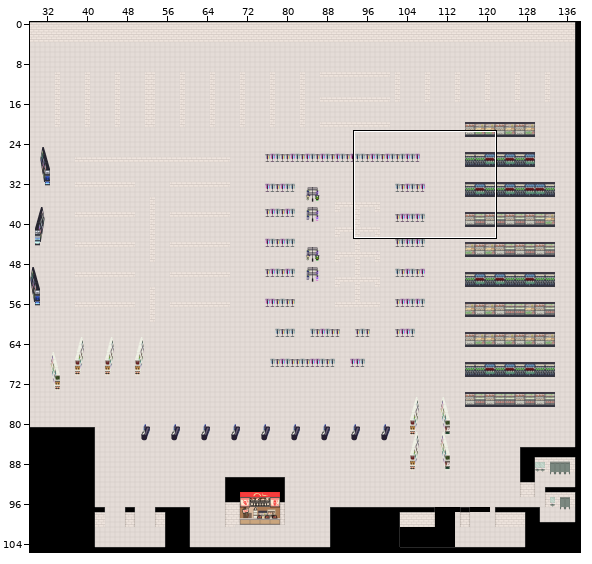
One commit to this Tiled map: assets/data/walmartReal.tmx. Above: a wide view before the commit, with the close-up outlined.
Close-up. Earlier state:
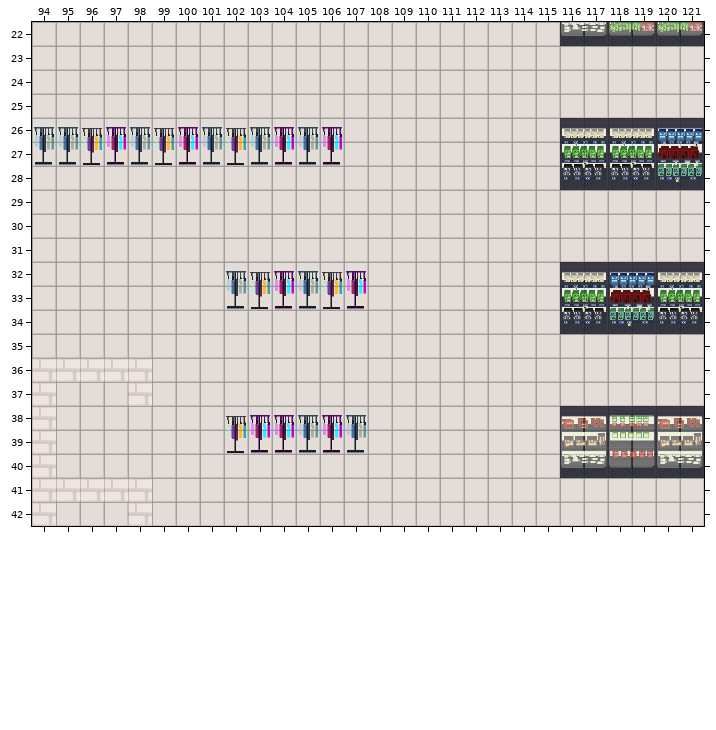
Cells are 32x32 px. Shown: x 94..121, y 22..42. The commit also changed other parts of the map, which this record leaves out.
And afterwards:
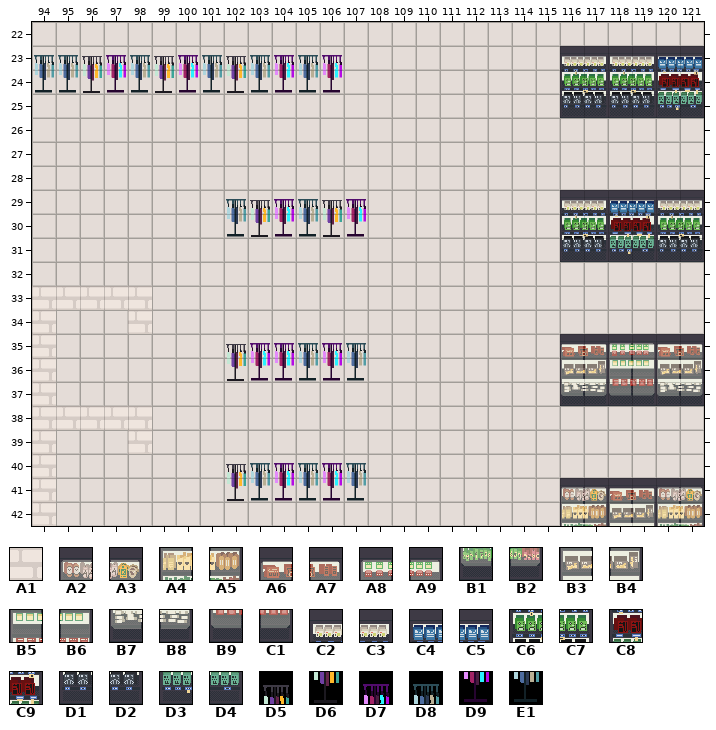
Key: from "TilesOnly": A1 2; from "tileset": A2 103, A3 104, A4 135, A5 136, A6 137, A7 138, A8 139, A9 140, B1 167, B2 168, B3 169, B4 170, B5 171, B6 172, B7 201, B8 202, B9 203, C1 204, C2 233, C3 234, C4 235, C5 236, C6 265, C7 266, C8 267, C9 268, D1 297, D2 298, D3 299, D4 300, D5 393, D6 425, D7 457, D8 458, D9 489, E1 490.
__ is an empty cell, ## one hidden under a higher layer.
From old to new:
Layer "Foreground":
y 33: x 94..98 __ __ __ __ __ -> A1 A1 A1 A1 A1; x 117..121 ## ## ## ## ## -> __ __ __ __ __
y 34: x 94 __ -> A1; x 98 __ -> A1; x 117..121 ## ## ## ## ## -> __ __ __ __ __
y 35: x 94 __ -> A1
y 36: x 95..98 A1 A1 A1 A1 -> __ __ __ __
y 37: x 98 A1 -> __
y 38: x 95..98 __ __ __ __ -> A1 A1 A1 A1
y 39: x 98 __ -> A1; x 117..121 ## ## ## ## ## -> __ __ __ __ __
y 40: x 117..121 ## ## ## ## ## -> __ __ __ __ __
y 41: x 95..98 A1 A1 A1 A1 -> __ __ __ __
y 42: x 98 A1 -> __
Layer "ForegroundObjects":
y 22: x 116..121 B7 B8 B1 B2 B1 B2 -> __ __ __ __ __ __
y 23: x 94..106 __ __ __ __ __ __ __ __ __ __ __ __ __ -> D8 D8 D5 D7 D8 D5 D7 D8 D5 D8 D7 D8 D7; x 116..121 __ __ __ __ __ __ -> C2 C3 C2 C3 C4 C5
y 24: x 94..106 __ __ __ __ __ __ __ __ __ __ __ __ __ -> E1 E1 D6 D9 E1 D6 D9 E1 D6 E1 D9 E1 D9; x 116..121 __ __ __ __ __ __ -> C6 C7 C6 C7 C8 C9
y 25: x 116..121 __ __ __ __ __ __ -> D1 D2 D1 D2 D3 D4
y 26: x 94..106 D8 D8 D5 D7 D8 D5 D7 D8 D5 D8 D7 D8 D7 -> __ __ __ __ __ __ __ __ __ __ __ __ __; x 116..121 C2 C3 C2 C3 C4 C5 -> __ __ __ __ __ __
y 27: x 94..106 E1 E1 D6 D9 E1 D6 D9 E1 D6 E1 D9 E1 D9 -> __ __ __ __ __ __ __ __ __ __ __ __ __; x 116..121 C6 C7 C6 C7 C8 C9 -> __ __ __ __ __ __
y 28: x 116..121 D1 D2 D1 D2 D3 D4 -> __ __ __ __ __ __
y 29: x 102..107 __ __ __ __ __ __ -> D8 D5 D7 D8 D5 D7; x 116..121 __ __ __ __ __ __ -> C2 C3 C4 C5 C2 C3
y 30: x 102..107 __ __ __ __ __ __ -> E1 D6 D9 E1 D6 D9; x 116..121 __ __ __ __ __ __ -> C6 C7 C8 C9 C6 C7
y 31: x 116..121 __ __ __ __ __ __ -> D1 D2 D3 D4 D1 D2
y 32: x 102..107 D8 D5 D7 D8 D5 D7 -> __ __ __ __ __ __; x 116..121 C2 C3 C4 C5 C2 C3 -> __ __ __ __ __ __
y 33: x 102..107 E1 D6 D9 E1 D6 D9 -> __ __ __ __ __ __; x 116..121 C6 C7 C8 C9 C6 C7 -> __ __ __ __ __ __
y 34: x 116..121 D1 D2 D3 D4 D1 D2 -> __ __ __ __ __ __
y 35: x 102..107 __ __ __ __ __ __ -> D5 D7 D7 D8 D7 D8; x 116..121 __ __ __ __ __ __ -> A6 A7 A8 A9 A6 A7
y 36: x 102..107 __ __ __ __ __ __ -> D6 D9 D9 E1 D9 E1; x 116..121 __ __ __ __ __ __ -> B3 B4 B5 B6 B3 B4
y 37: x 116..121 __ __ __ __ __ __ -> B7 B8 B9 C1 B7 B8
y 38: x 102..107 D5 D7 D7 D8 D7 D8 -> __ __ __ __ __ __; x 116..121 A6 A7 A8 A9 A6 A7 -> __ __ __ __ __ __
y 39: x 102..107 D6 D9 D9 E1 D9 E1 -> __ __ __ __ __ __; x 116..121 B3 B4 B5 B6 B3 B4 -> __ __ __ __ __ __
y 40: x 102..107 __ __ __ __ __ __ -> D5 D8 D7 D8 D7 D8; x 116..121 B7 B8 B9 C1 B7 B8 -> __ __ __ __ __ __
y 41: x 102..107 __ __ __ __ __ __ -> D6 E1 D9 E1 D9 E1; x 116..121 __ __ __ __ __ __ -> A2 A3 A6 A7 A2 A3
y 42: x 116..121 __ __ __ __ __ __ -> A4 A5 B3 B4 A4 A5
